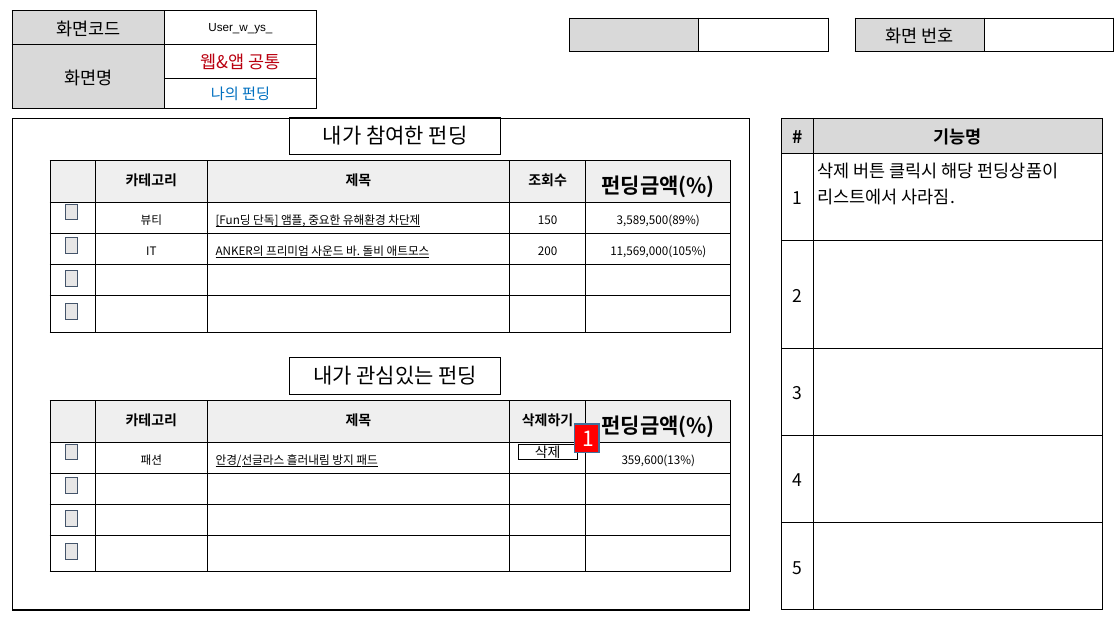
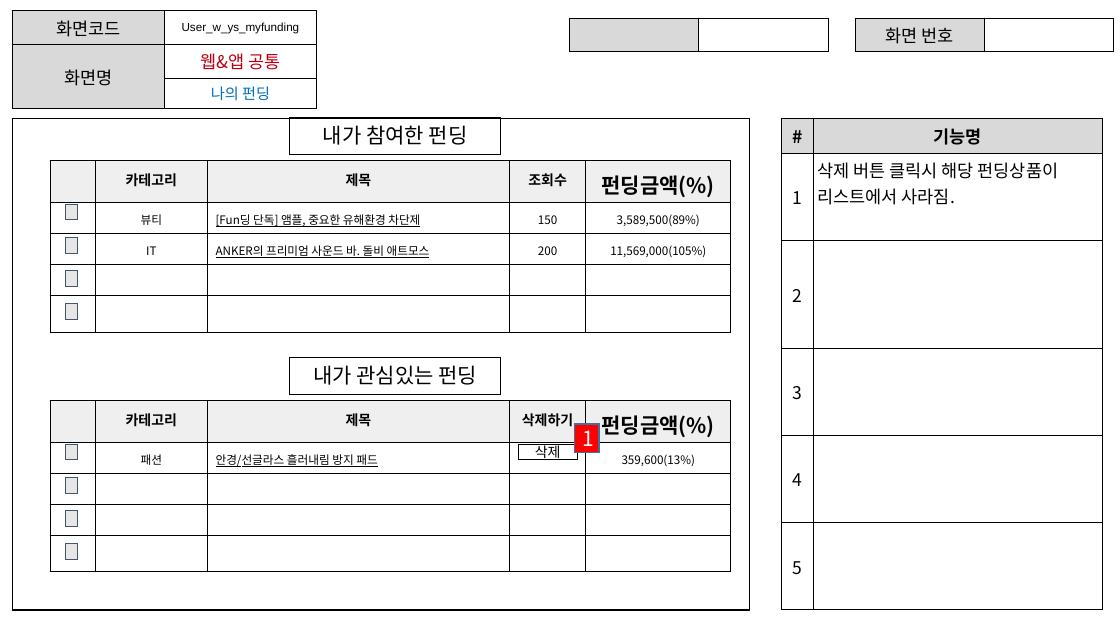
Before and after one commit to ezenteam2/EzenCrowdFunding, a slide deck: slide 14 of project03 화면설계서/project03 - 화면 설계서 - 용승.pptx. Drawn at 1120x630 pixels with LibreOffice and Linux fonts; fonts in the diff are those of the drawing. Boxes give left, top, right and bottom in pixels: in the first picture for what was removed or moved away, otherwise in the second. Text is boxed around its words. In the diff, an @@ line names an element or a change of style, - is before the commit and + after.

```diff
--- a/project03 화면설계서/project03 - 화면 설계서 - 용승.pptx
+++ b/project03 화면설계서/project03 - 화면 설계서 - 용승.pptx
@@ table at (12,11,316,105) @@
-row 1, column 2: User_w_ys_
+row 1, column 2: User_w_ys_myfunding
```
Also in this commit, not shown: 13 other slides changed, 1 slide added.
